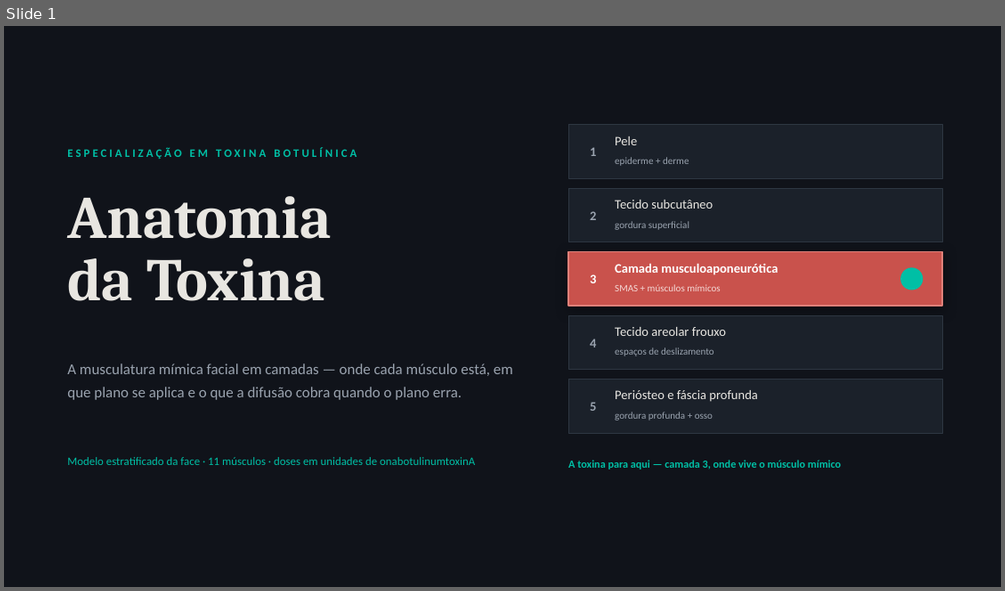
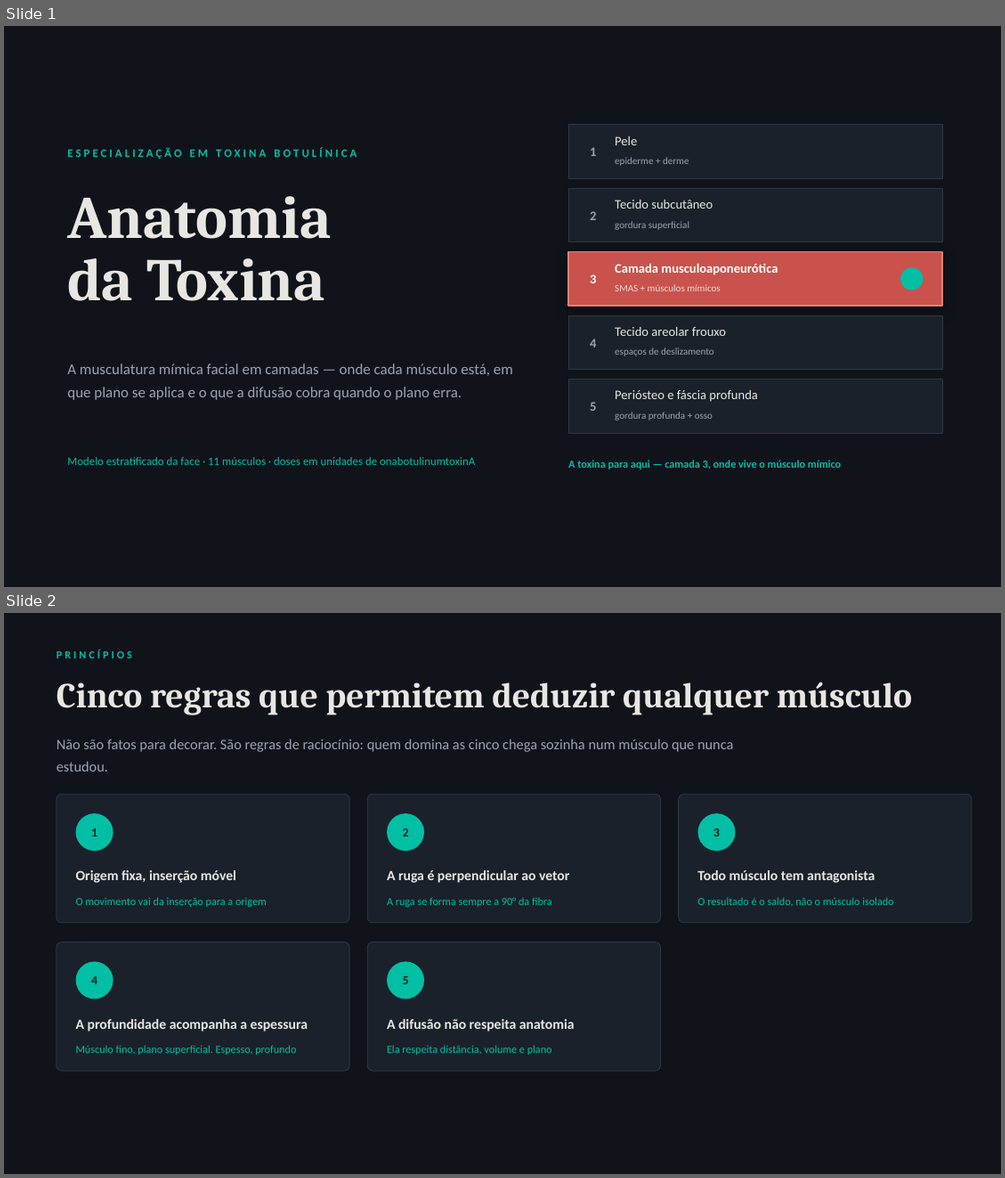
Before and after one commit to oficialnexus00/nexus-estetica, a slide deck: produto/aulas/Anatomia-da-Toxina.pptx. Shown one above the other, each under a label of ours: slide 1 before the commit, slides 1 and 2 after it. The pictures are 1005x591 and 1005x1178 pixels, drawn with LibreOffice and Linux fonts; fonts in the diff are those of the drawing. Boxes give left, top, right and bottom in pixels: in the first picture for what was removed or moved away, otherwise in the second. Text is boxed around its words. In the diff, an @@ line names an element or a change of style, - is before the commit and + after.

```diff
--- a/produto/aulas/Anatomia-da-Toxina.pptx
+++ b/produto/aulas/Anatomia-da-Toxina.pptx
@@ slide 2 added at box(4, 613, 1001, 1174), background #10131A @@
@@ text added at box(57, 649, 132, 658), 10.5 pt, text #00BFA5, bold @@
+PRINCÍPIOS
@@ text added at box(57, 682, 912, 715), 34 pt, text #E8E6E1, bold @@
+Cinco regras que permitem deduzir qualquer músculo
@@ text added at box(57, 738, 733, 771), 14 pt, text #9AA3AF @@
+Não são fatos para decorar. São regras de raciocínio: quem domina as cinco chega sozinha num músculo que nunca estudou.
@@ rounded rectangle added at box(57, 794, 349, 923), fill #1B212A, outline #2E3742 0.75 pt @@
@@ rounded rectangle added at box(367, 794, 661, 923), fill #1B212A, outline #2E3742 0.75 pt @@
@@ rounded rectangle added at box(679, 794, 971, 923), fill #1B212A, outline #2E3742 0.75 pt @@
@@ ellipse added at box(76, 813, 113, 851), fill #00BFA5 @@
@@ ellipse added at box(387, 813, 424, 851), fill #00BFA5 @@
@@ ellipse added at box(698, 813, 736, 851), fill #00BFA5 @@
@@ text added at box(91, 828, 97, 836), 12 pt, text #06231E, bold @@
+1
@@ text added at box(403, 828, 409, 836), 12 pt, text #06231E, bold @@
+2
@@ text added at box(713, 828, 720, 836), 12 pt, text #06231E, bold @@
+3
@@ text added at box(76, 870, 236, 883), 13.5 pt, text #E8E6E1, bold @@
+Origem fixa, inserção móvel
@@ text added at box(387, 870, 569, 883), 13.5 pt, text #E8E6E1, bold @@
+A ruga é perpendicular ao vetor
@@ text added at box(697, 870, 874, 883), 13.5 pt, text #E8E6E1, bold @@
+Todo músculo tem antagonista
@@ text added at box(76, 897, 267, 907), 10.5 pt, text #00BFA5 @@
+O movimento vai da inserção para a origem
@@ text added at box(387, 897, 552, 907), 10.5 pt, text #00BFA5 @@
+A ruga se forma sempre a 90° da fibra
@@ text added at box(697, 897, 893, 906), 10.5 pt, text #00BFA5 @@
+O resultado é o saldo, não o músculo isolado
@@ rounded rectangle added at box(57, 942, 349, 1070), fill #1B212A, outline #2E3742 0.75 pt @@
@@ rounded rectangle added at box(367, 942, 661, 1070), fill #1B212A, outline #2E3742 0.75 pt @@
@@ ellipse added at box(76, 962, 113, 999), fill #00BFA5 @@
@@ text added at box(91, 976, 97, 984), 12 pt, text #06231E, bold @@
+4
@@ ellipse added at box(387, 962, 424, 999), fill #00BFA5 @@
@@ text added at box(403, 976, 409, 984), 12 pt, text #06231E, bold @@
+5
@@ text added at box(76, 1019, 307, 1031), 13.5 pt, text #E8E6E1, bold @@
+A profundidade acompanha a espessura
@@ text added at box(387, 1019, 574, 1031), 13.5 pt, text #E8E6E1, bold @@
+A difusão não respeita anatomia
@@ text added at box(76, 1045, 296, 1054), 10.5 pt, text #00BFA5 @@
+Músculo fino, plano superficial. Espesso, profundo
@@ text added at box(387, 1045, 552, 1054), 10.5 pt, text #00BFA5 @@
+Ela respeita distância, volume e plano
```
Also in this commit, not shown: 5 other slides added, 5 other files.
